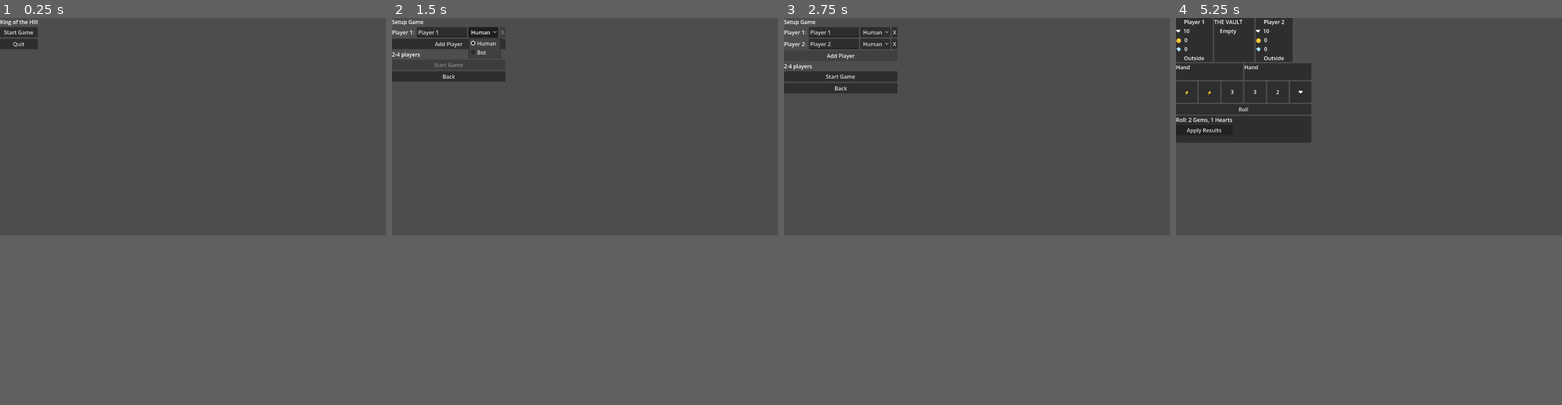
Above: before the commit, frames 1-4 (left to right).
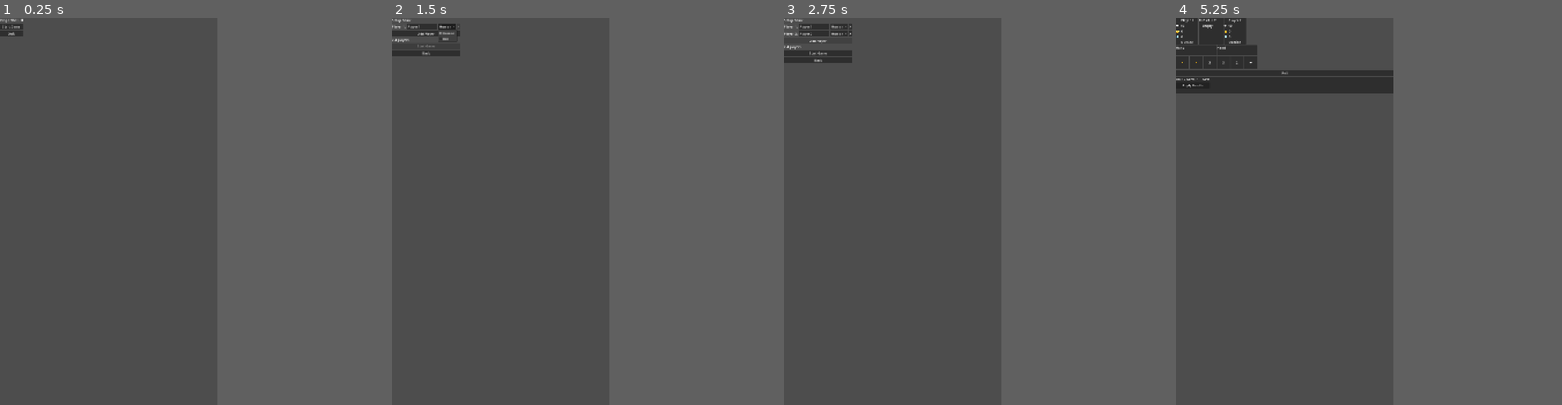
Above: after the commit, the same moments.

Repository: bogus998/KingOfTheHill
Game: Godot game, scene res://scenes/menus/main_menu.tscn
Same seed, same stepped clock (60 frames per second), same inputs: the game is played once before the commit and once after it.
Inputs:
- Up to frame 1 (0.25 s): no input
- Up to frame 2 (1.5 s): click "Start Game" at 0.5 s; click "Human" at 1.25 s
- Up to frame 3 (2.75 s): click "Add Player" at 2 s
- Up to frame 4 (5.25 s): click "Start Game" at 2.75 s; click "Ready!" at 3.5 s; click "Roll" at 4.25 s; click "End Roll" at 5 s
In our replay, the window is 799x449 before the commit and 450x800 after it. These sizes can differ from the game's own. Grey fills any space a smaller window leaves; there, only what the larger window draws over its background counts as a difference.

The runs differ from the first frame. In frame 1, 0.5% of the frame differs, in the area x 0-10%, y 0-8%; in frame 2, 2.1%; in frame 3, 2.8%; in frame 4, 7.6%, in the area x 0-57%, y 0-33%.

Commit message:
Add portrait safe-area layout for mobile
Set portrait display preset (1080x1920, canvas_items/expand) and wrap
the game UI in a safe-area MarginContainer that insets around device
notches. Safe-area pixels are converted to stretched canvas units so
insets stay correct on any window size. Modal dialogs moved to a
dedicated overlay CanvasLayer above the inset content.

Co-Authored-By: Claude Sonnet 4.6 <noreply@anthropic.com>

Diff:
--- a/project.godot
+++ b/project.godot
@@ -24,6 +24,14 @@
 TurnManager="*res://autoloads/turn_manager.gd"
 GameManager="*res://autoloads/game_manager.gd"
 
+[display]
+
+window/size/viewport_width=1080
+window/size/viewport_height=1920
+window/handheld/orientation="portrait"
+window/stretch/mode="canvas_items"
+window/stretch/aspect="expand"
+
 [editor_plugins]
 
 enabled=PackedStringArray("res://addons/gut/plugin.cfg")
--- a/scenes/game/main_game.tscn
+++ b/scenes/game/main_game.tscn
@@ -15,21 +15,33 @@
 
 [node name="Canvas" type="CanvasLayer" parent="."]
 
-[node name="VBox" type="VBoxContainer" parent="Canvas"]
+[node name="SafeArea" type="MarginContainer" parent="Canvas"]
+anchors_preset = 15
+anchor_right = 1.0
+anchor_bottom = 1.0
+grow_horizontal = 2
+grow_vertical = 2
 
-[node name="HUD" parent="Canvas/VBox" instance=ExtResource("2_hud")]
+[node name="VBox" type="VBoxContainer" parent="Canvas/SafeArea"]
+layout_mode = 2
 
-[node name="CardHands" type="HBoxContainer" parent="Canvas/VBox"]
+[node name="HUD" parent="Canvas/SafeArea/VBox" instance=ExtResource("2_hud")]
+
+[node name="CardHands" type="HBoxContainer" parent="Canvas/SafeArea/VBox"]
+layout_mode = 2
 script = ExtResource("8_hands")
 
-[node name="DicePool" parent="Canvas/VBox" instance=ExtResource("3_dice")]
+[node name="DicePool" parent="Canvas/SafeArea/VBox" instance=ExtResource("3_dice")]
 
-[node name="ResolutionPicker" parent="Canvas/VBox" instance=ExtResource("4_res")]
+[node name="ResolutionPicker" parent="Canvas/SafeArea/VBox" instance=ExtResource("4_res")]
 
-[node name="CardShop" parent="Canvas/VBox" instance=ExtResource("7_shop")]
+[node name="CardShop" parent="Canvas/SafeArea/VBox" instance=ExtResource("7_shop")]
 
-[node name="ActionBar" parent="Canvas/VBox" instance=ExtResource("5_action")]
+[node name="ActionBar" parent="Canvas/SafeArea/VBox" instance=ExtResource("5_action")]
 
-[node name="EscapeDialog" parent="Canvas" instance=ExtResource("6_escape")]
+[node name="OverlayLayer" type="CanvasLayer" parent="."]
+layer = 10
 
-[node name="PassDeviceScreen" parent="Canvas" instance=ExtResource("9_pass")]
+[node name="EscapeDialog" parent="OverlayLayer" instance=ExtResource("6_escape")]
+
+[node name="PassDeviceScreen" parent="OverlayLayer" instance=ExtResource("9_pass")]
--- a/scripts/game/main_game_controller.gd
+++ b/scripts/game/main_game_controller.gd
@@ -1,11 +1,12 @@
 extends Node
 
-@onready var _dice_pool = $Canvas/VBox/DicePool
-@onready var _resolution_picker = $Canvas/VBox/ResolutionPicker
-@onready var _action_bar = $Canvas/VBox/ActionBar
-@onready var _escape_dialog = $Canvas/EscapeDialog
-@onready var _vault_area = $Canvas/VBox/HUD/VaultArea
-@onready var _pass_screen = $Canvas/PassDeviceScreen
+@onready var _safe_area: MarginContainer = $Canvas/SafeArea
+@onready var _dice_pool = $Canvas/SafeArea/VBox/DicePool
+@onready var _resolution_picker = $Canvas/SafeArea/VBox/ResolutionPicker
+@onready var _action_bar = $Canvas/SafeArea/VBox/ActionBar
+@onready var _escape_dialog = $OverlayLayer/EscapeDialog
+@onready var _vault_area = $Canvas/SafeArea/VBox/HUD/VaultArea
+@onready var _pass_screen = $OverlayLayer/PassDeviceScreen
 
 var _last_roll_result: Dictionary = { "gold": 0, "gems": 0, "claws": 0, "hearts": 0 }
 var _pending_attacker: int = -1
@@ -14,6 +15,8 @@
 var _bot_brain: Node = preload("res://scripts/ai/bot_brain.gd").new()
 
 func _ready() -> void:
+	_apply_safe_area()
+
 	add_child(_resolution_controller)
 	add_child(_card_effect_handler)
 	add_child(_bot_brain)
@@ -43,6 +46,16 @@
 			{"name": "Bot",    "is_bot": true},
 		]}
 	GameManager.start_game(config)
+
+func _apply_safe_area() -> void:
+	var safe: Rect2i = DisplayServer.get_display_safe_area()
+	var screen: Vector2i = DisplayServer.screen_get_size()
+	# Safe area is in physical screen pixels; convert to stretched canvas units.
+	var scale: Vector2 = get_viewport().get_visible_rect().size / Vector2(get_window().size)
+	_safe_area.add_theme_constant_override("margin_top", int(safe.position.y * scale.y))
+	_safe_area.add_theme_constant_override("margin_bottom", int((screen.y - safe.end.y) * scale.y))
+	_safe_area.add_theme_constant_override("margin_left", int(safe.position.x * scale.x))
+	_safe_area.add_theme_constant_override("margin_right", int((screen.x - safe.end.x) * scale.x))
 
 func _on_turn_started(player_index: int) -> void:
 	_last_roll_result = { "gold": 0, "gems": 0, "claws": 0, "hearts": 0 }
